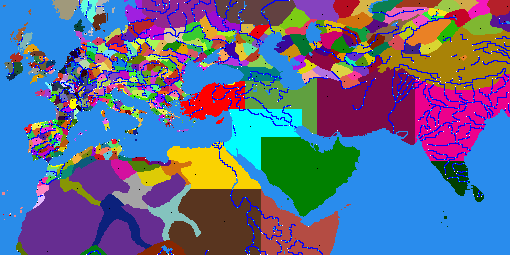
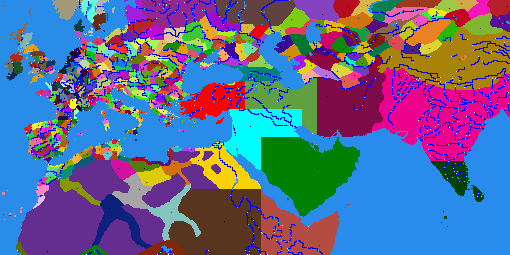
Comparing the layer stacks of the two w=510, h=255 images. Changes:
painted on "map_regions" over <box>167,40,415,189</box>
